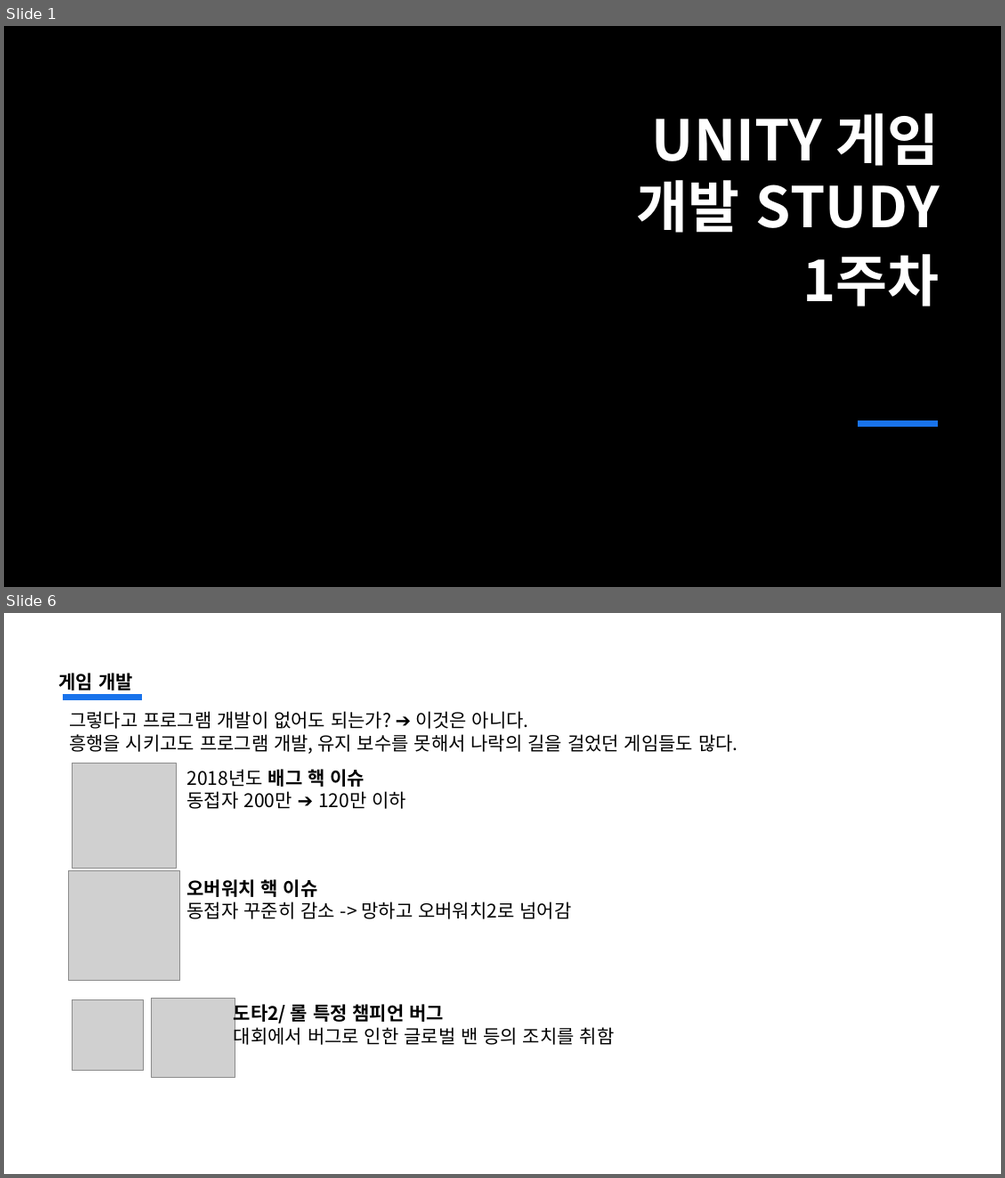
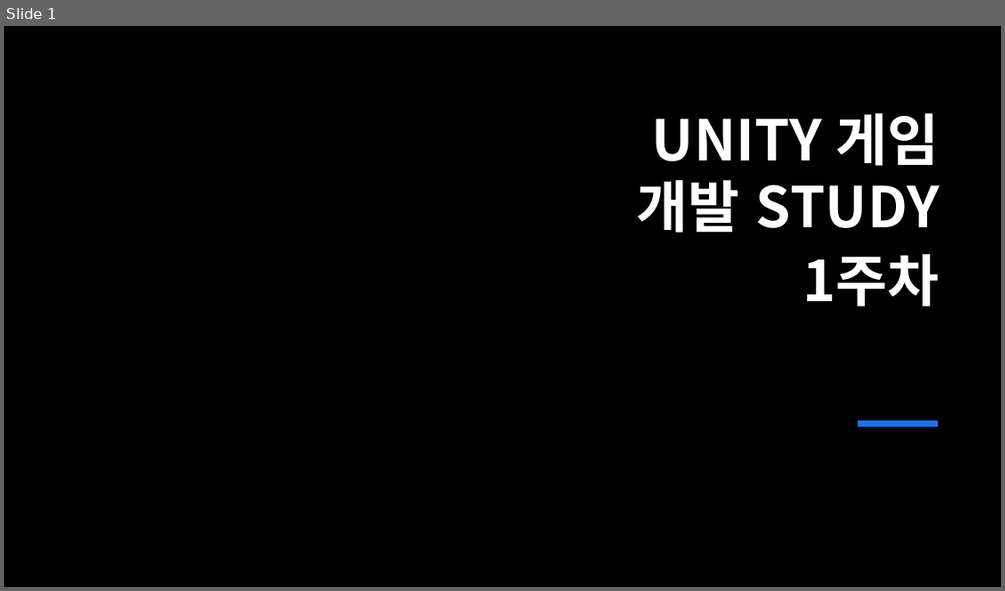
Before and after one commit to jsjin01/MJsec_Unity_Mentoring, a slide deck: MJsec_게임 개발 멘토링/MJsec_4주차.pptx. Shown one above the other, each under a label of ours: slides 1 and 6 before the commit, slide 1 after it; the slides between them are not shown. The pictures are 1005x1178 and 1005x591 pixels, drawn with LibreOffice and Linux fonts; fonts in the diff are those of the drawing; grey boxes stand for pictures; background and template pictures are left out. Boxes give left, top, right and bottom in pixels: in the first picture for what was removed or moved away, otherwise in the second. Text is boxed around its words. In the diff, an @@ line names an element or a change of style, - is before the commit and + after.

```diff
--- a/MJsec_게임 개발 멘토링/MJsec_4주차.pptx
+++ b/MJsec_게임 개발 멘토링/MJsec_4주차.pptx
@@ slide 6 removed at (4,613,1001,1174), background #FFFFFF @@
@@ text removed at (59,673,133,690) @@
-게임 개발
@@ line removed from (63, 698) to (142, 698) @@
@@ text removed at (69,711,737,754) @@
-그렇다고 프로그램 개발이 없어도 되는가? ➔ 이것은 아니다.
-흥행을 시키고도 프로그램 개발, 유지 보수를 못해서 나락의 길을 걸었던 게임들도 많다.
@@ picture removed at (72,763,176,868) @@
@@ text removed at (187,769,406,809) @@
-2018년도 배그 핵 이슈
-동접자 200만 ➔ 120만 이하
@@ picture removed at (68,871,179,981) @@
@@ text removed at (187,879,571,919) @@
-오버워치 핵 이슈
-동접자 꾸준히 감소 -> 망하고 오버워치2로 넘어감
@@ picture removed at (72,999,144,1070) @@
@@ picture removed at (151,998,235,1077) @@
@@ text removed at (234,1002,615,1047) @@
-도타2/ 롤 특정 챔피언 버그
-대회에서 버그로 인한 글로벌 밴 등의 조치를 취함
```
Also in this commit, not shown: 13 slides added, 8 other slides removed, 12 other files.
